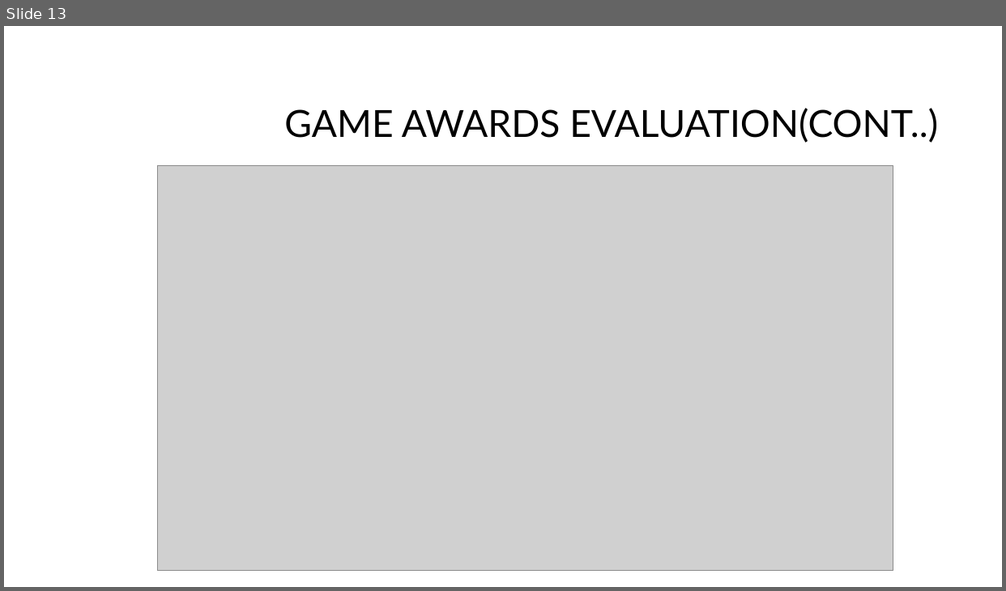
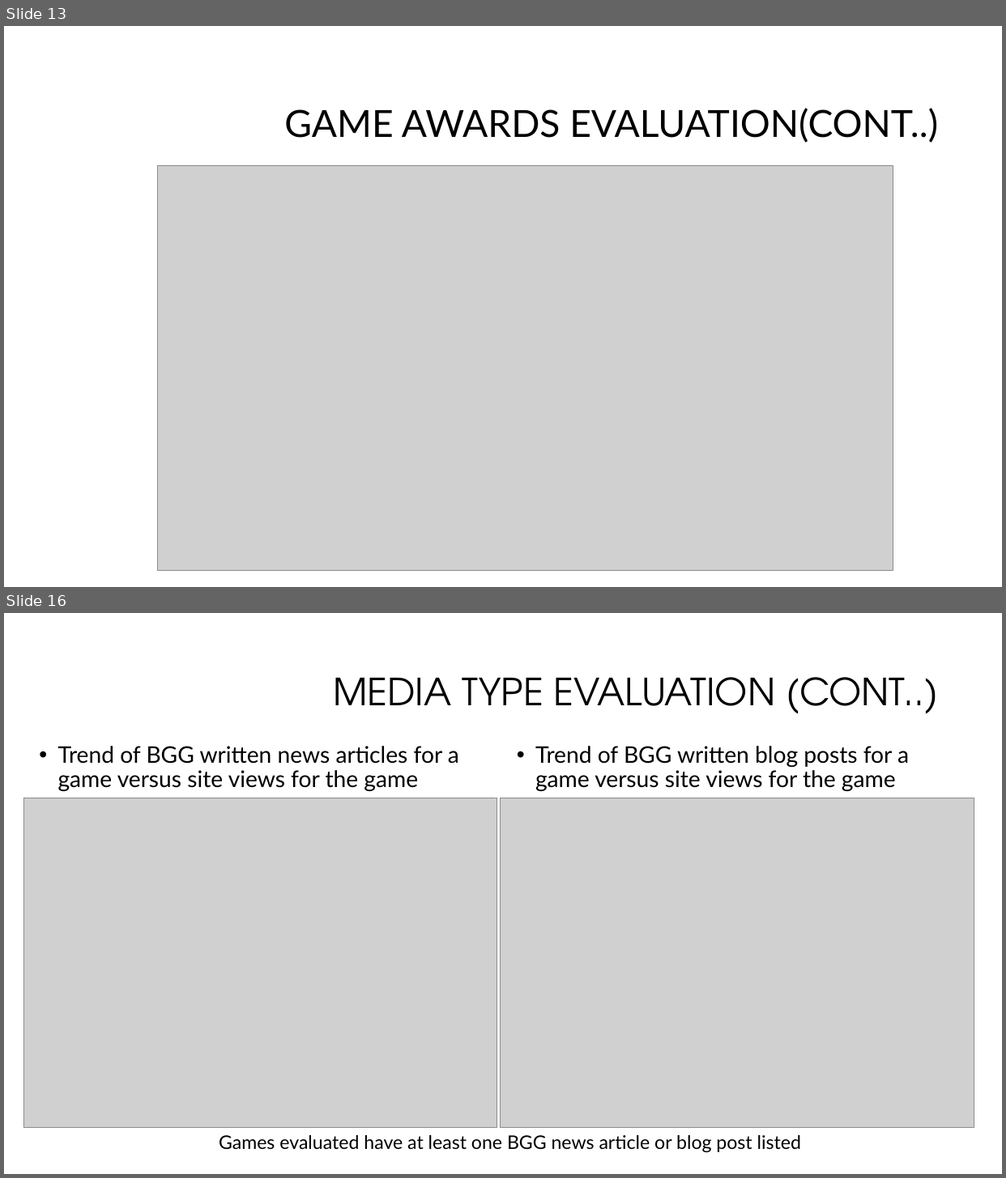
Before and after one commit to suhitasva/Python_EDA_Project_SVA, a slide deck: Boardgame_analysis_presentation.pptx. Shown one above the other, each under a label of ours: slide 13 before the commit, slides 13 and 16 after it; the slides between them are not shown. The pictures are 1006x591 and 1006x1178 pixels, drawn with LibreOffice and Linux fonts; fonts in the diff are those of the drawing; grey boxes stand for pictures; background and template pictures are left out. Boxes give left, top, right and bottom in pixels: in the first picture for what was removed or moved away, otherwise in the second. Text is boxed around its words. In the diff, an @@ line names an element or a change of style, - is before the commit and + after.

Commit message:
Slides created for genre and playing time evaluation, takeaways and future work

```diff
--- a/Boardgame_analysis_presentation.pptx
+++ b/Boardgame_analysis_presentation.pptx
@@ slide 16 added at [4,613,1002,1174], background #FFFFFF @@
@@ title added at [333,677,938,713], 36 pt, text #000000 @@
+MEDIA TYPE EVALUATION (CONT..)
@@ text added at [58,746,459,791], 22 pt, text #000000 @@
+• Trend of BGG written news articles for a game versus site views for the game
@@ text added at [535,746,909,791], 22 pt, text #000000 @@
+• Trend of BGG written blog posts for a game versus site views for the game
@@ picture added at [23,798,496,1128] @@
@@ picture added at [501,798,975,1128] @@
@@ text added at [219,1135,801,1153], 18 pt, text #000000 @@
+Games evaluated have at least one BGG news article or blog post listed
```
Also in this commit, not shown: 8 slides changed, 6 other slides added.
